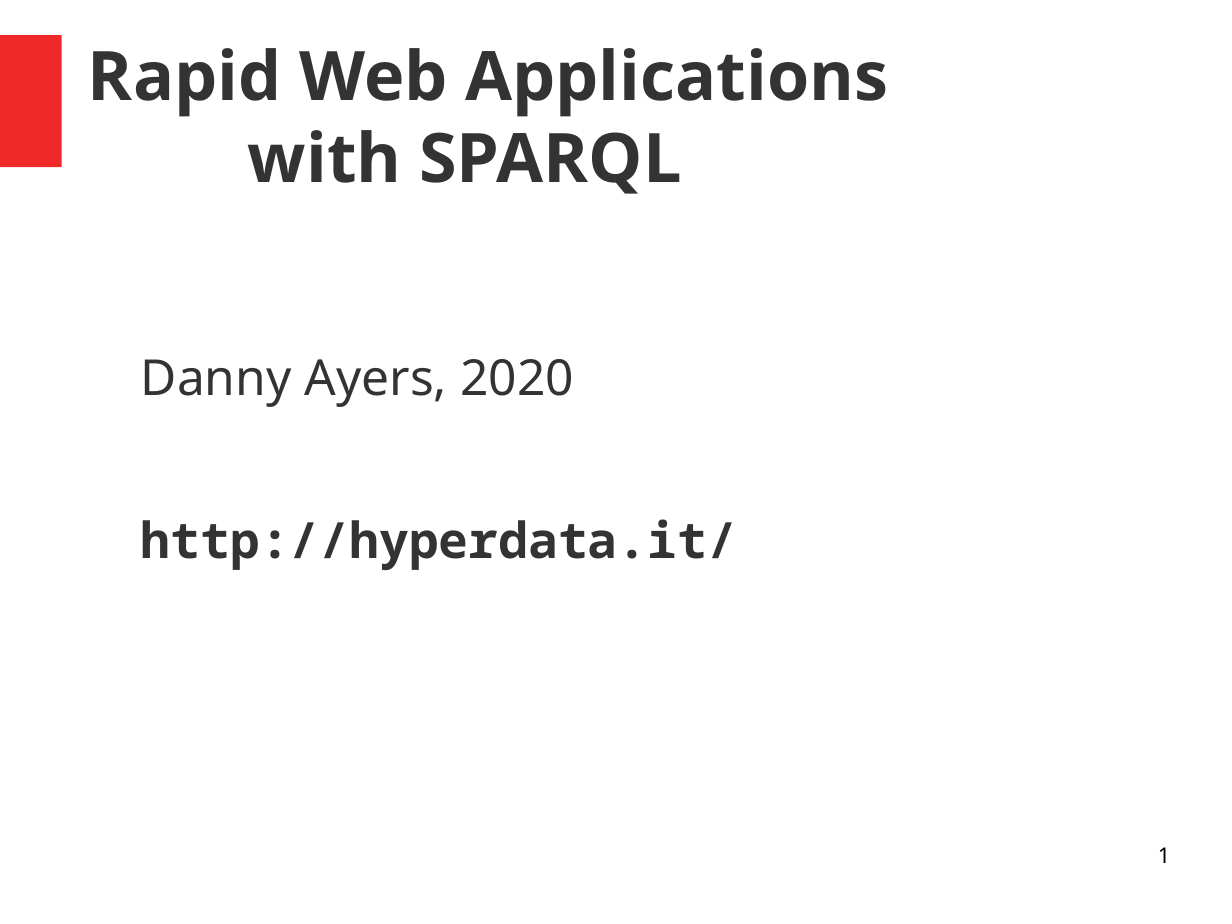
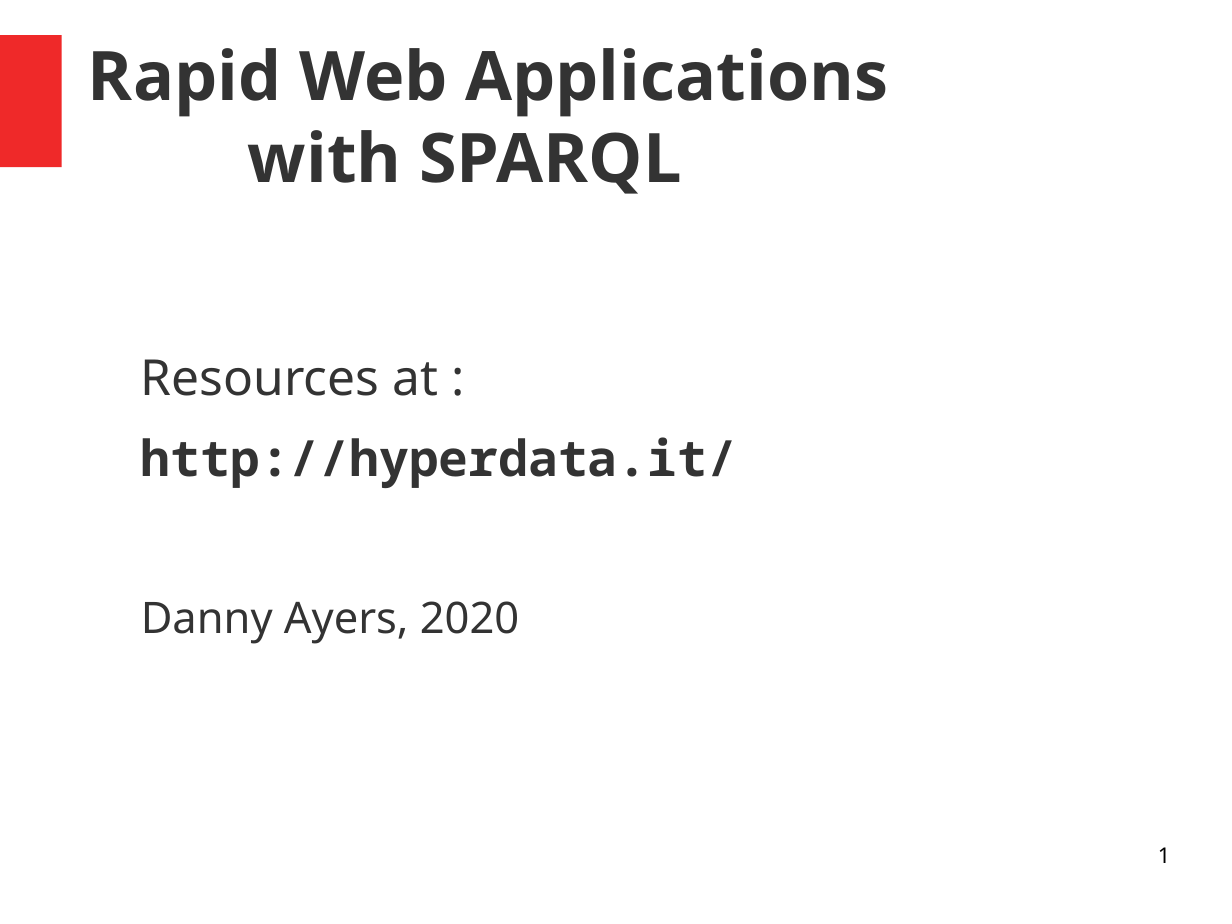
Before and after one commit to danja/danja.github.io, a slide deck: slide 1 of tutorials/browser-sparql-apps/slides.odp. Drawn at 1232x924 pixels with LibreOffice and Linux fonts; fonts in the diff are those of the drawing. Boxes give left, top, right and bottom in pixels: in the first picture for what was removed or moved away, otherwise in the second. Text is boxed around its words. In the diff, an @@ line names an element or a change of style, - is before the commit and + after.

```diff
--- a/tutorials/browser-sparql-apps/slides.odp
+++ b/tutorials/browser-sparql-apps/slides.odp
@@ text at (141, 359, 737, 488): paragraphs added @@
+Resources at :
+http://hyperdata.it/
@@ text at (141, 519, 737, 570): paragraph removed @@
-http://hyperdata.it/
@@ text at (141, 601, 519, 644): size 32 to 28 pt in "Danny Ayers, 2020" @@
```
Also in this commit, not shown: 3 slides added, 9 other files.
